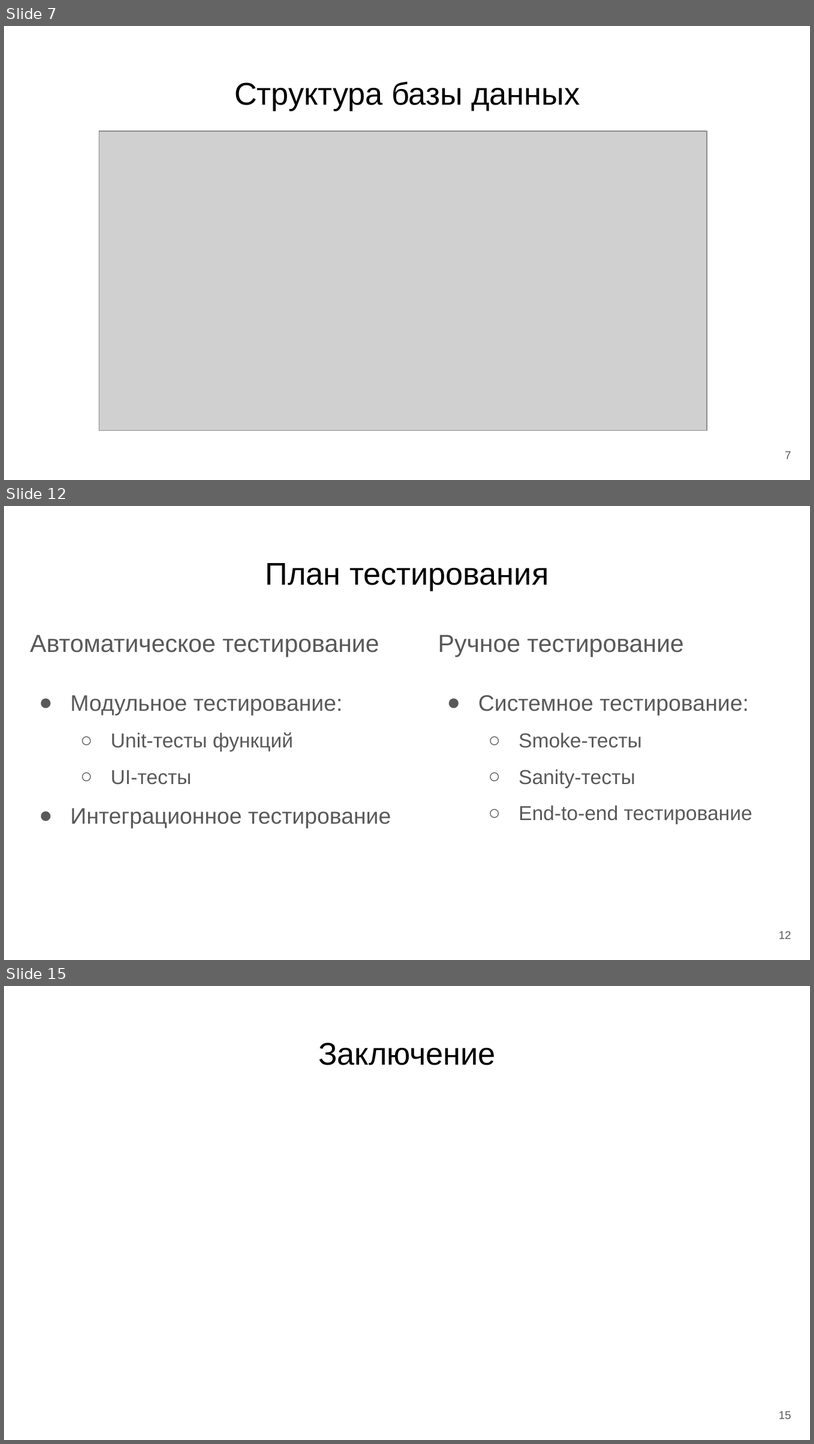
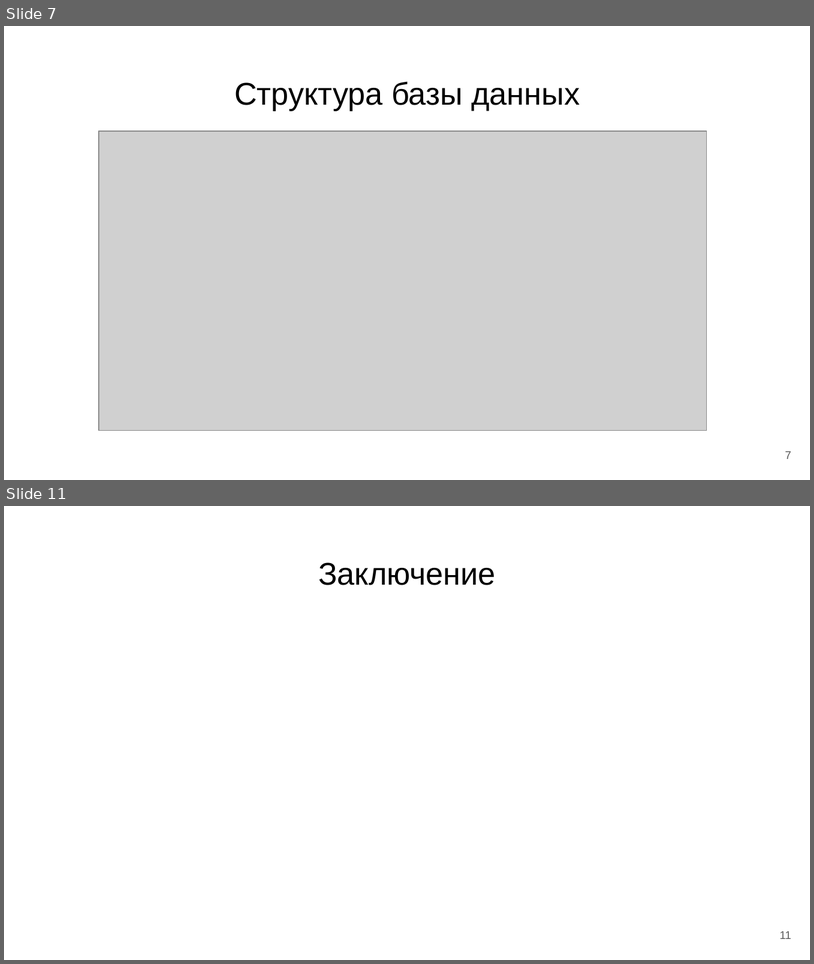
Before and after one commit to ussur/s-mart, a slide deck: s-smart.pptx. Shown one above the other, each under a label of ours: slides 7, 12 and 15 before the commit, slides 7 and 11 after it; the slides between them are not shown. The pictures are 814x1444 and 814x964 pixels, drawn with LibreOffice and Linux fonts; fonts in the diff are those of the drawing; grey boxes stand for pictures. Boxes give left, top, right and bottom in pixels: in the first picture for what was removed or moved away, otherwise in the second. Text is boxed around its words. In the diff, an @@ line names an element or a change of style, - is before the commit and + after.

```diff
--- a/s-smart.pptx
+++ b/s-smart.pptx
@@ slide 12 removed at [4,506,810,960], background #FFFFFF @@
@@ title removed at [266,563,549,591] @@
-План тестирования
@@ text removed at [30,634,391,828] @@
-Автоматическое тестирование
-● Модульное тестирование:
-  ○ Unit-тесты функций
-  ○ UI-тесты
-● Интеграционное тестирование
@@ text removed at [438,634,753,823] @@
-Ручное тестирование
-● Системное тестирование:
-  ○ Smoke-тесты
-  ○ Sanity-тесты
-  ○ End-to-end тестирование
@@ page number removed at [779,931,792,939] @@
-12
@@ what was slide 15 is now slide 11 @@
@@ page number at [780,931,791,939]: text changed @@
-15
+11
```
Also in this commit, not shown: 4 slides changed, 3 other slides removed, 2 other files.
